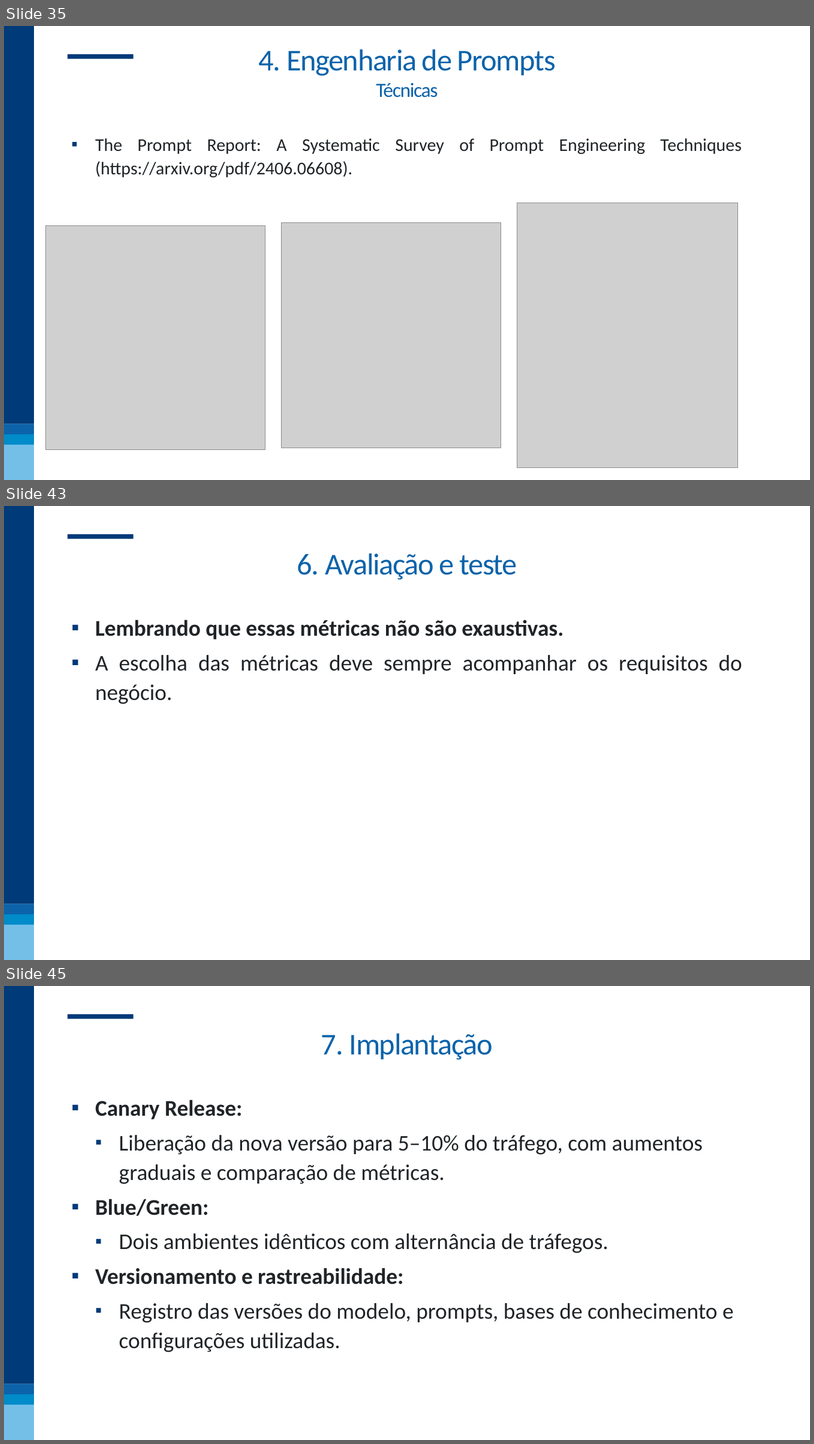
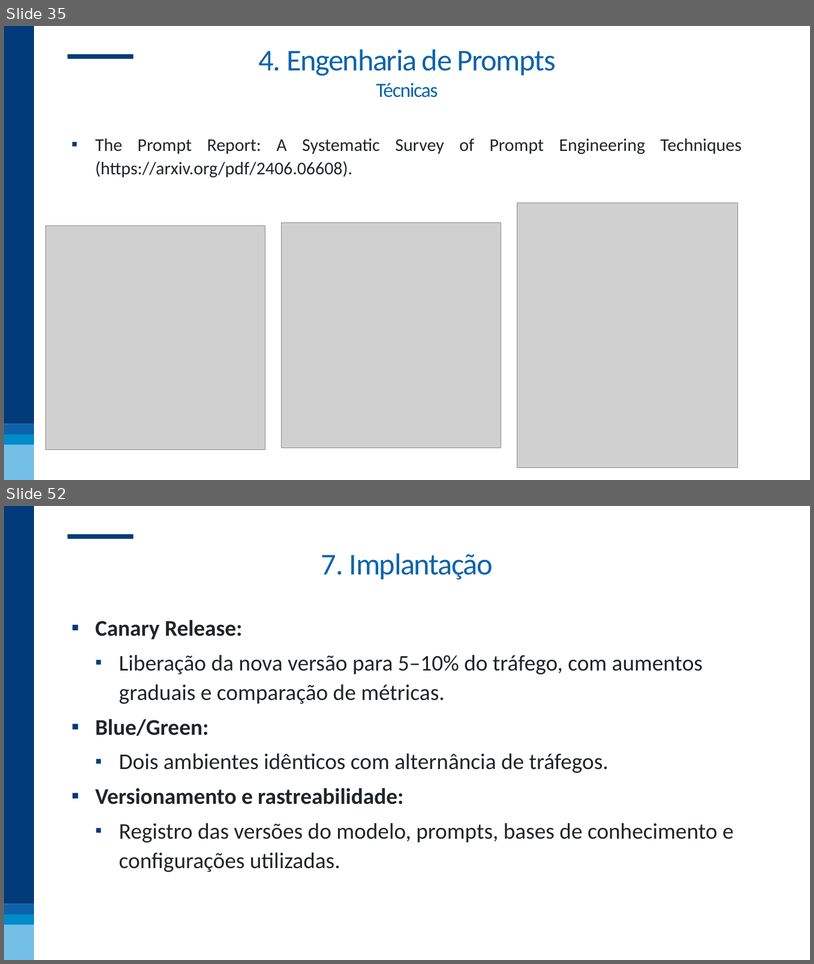
Before and after one commit to nogueira-cavalcante/FGV, a slide deck: MLOps - incorporando soluções aos processos de negócio/apresentações/02 - LLMOps.pptx. Shown one above the other, each under a label of ours: slides 35, 43 and 45 before the commit, slides 35 and 52 after it; the slides between them are not shown. The pictures are 814x1444 and 814x964 pixels, drawn with LibreOffice and Linux fonts; fonts in the diff are those of the drawing; grey boxes stand for pictures; background and template pictures are left out. Boxes give left, top, right and bottom in pixels: in the first picture for what was removed or moved away, otherwise in the second. Text is boxed around its words. In the diff, an @@ line names an element or a change of style, - is before the commit and + after.

```diff
--- a/MLOps - incorporando soluções aos processos de negócio/apresentações/02 - LLMOps.pptx
+++ b/MLOps - incorporando soluções aos processos de negócio/apresentações/02 - LLMOps.pptx
@@ slide 43 removed at [4,506,810,960], background #FFFFFF; not listed: 5 template elements that a slide beside it also shows @@
@@ text removed at [297,553,517,580] @@
-6. Avaliação e teste
@@ text removed at [95,619,743,704] @@
-▪ Lembrando que essas métricas não são exaustivas.
-▪ A escolha das métricas deve sempre acompanhar os requisitos do negócio.
@@ what was slide 45 is now slide 52 @@
```
Also in this commit, not shown: 10 slides changed, 8 slides added, 2 other files.
